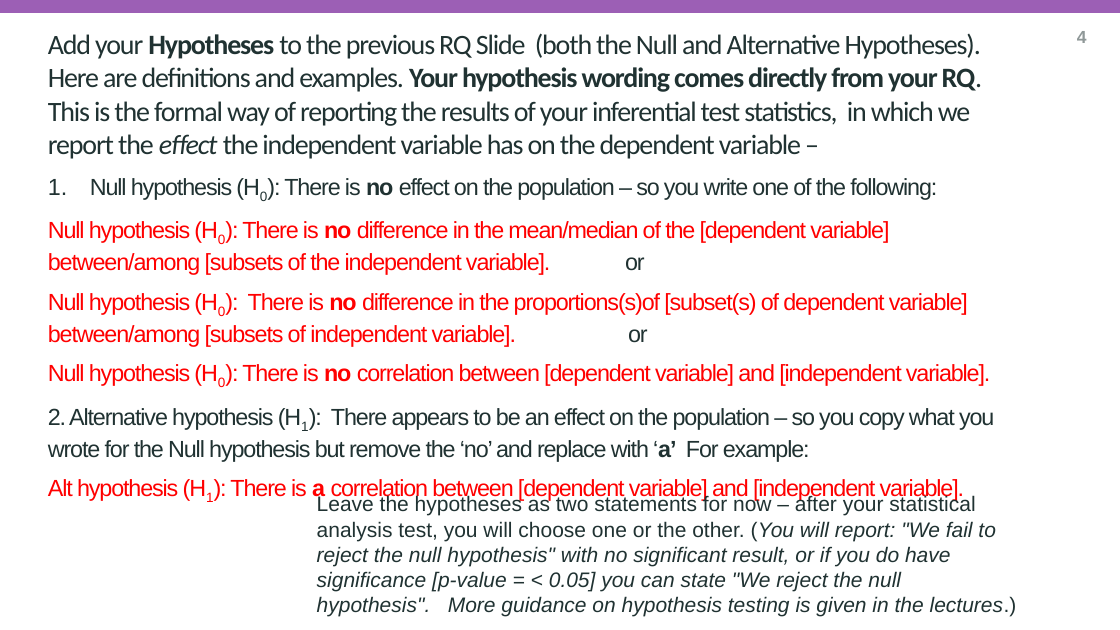
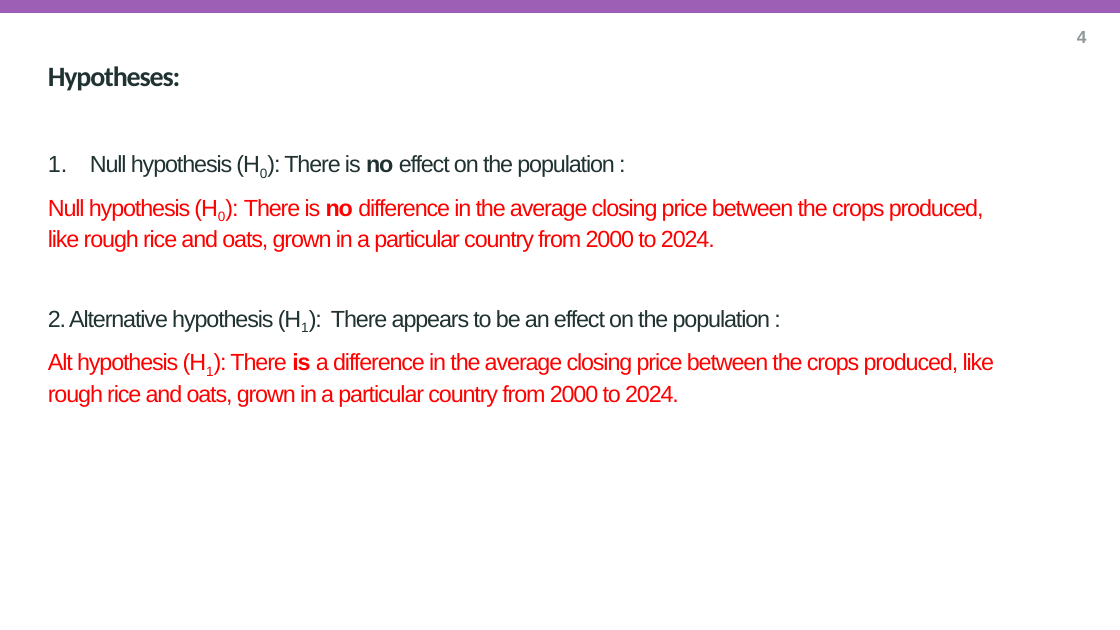
Before and after one commit to Dhanashreem9/group_a_103, a slide deck: slide 6 of reseach_question_presentation_template.pptx. Drawn at 1120x630 pixels with LibreOffice and Linux fonts; fonts in the diff are those of the drawing; background and template pictures are left out. Boxes give left, top, right and bottom in pixels: in the first picture for what was removed or moved away, otherwise in the second. Text is boxed around its words. In the diff, an @@ line names an element or a change of style, - is before the commit and + after.

```diff
--- a/reseach_question_presentation_template.pptx
+++ b/reseach_question_presentation_template.pptx
@@ subtitle at (48,66,995,407): text changed; text colour #203232 to #FF0000 @@
-Add your Hypotheses to the previous RQ Slide (both the Null and Alternative Hypotheses). Here are definitions and examples. Your hypothesis wording comes directly from your RQ. This is the formal way of reporting the results of your inferential test statistics, in which we report the effect the independent variable has on the dependent variable –
-1. Null hypothesis (H0): There is no effect on the population – so you write one of the following:
-Null hypothesis (H0): There is no difference in the mean/median of the [dependent variable] between/among [subsets of the independent variable]. or
-Null hypothesis (H0): There is no difference in the proportions(s)of [subset(s) of dependent variable] between/among [subsets of independent variable]. or
-Null hypothesis (H0): There is no correlation between [dependent variable] and [independent variable].
-2. Alternative hypothesis (H1): There appears to be an effect on the population – so you copy what you wrote for the Null hypothesis but remove the ‘no’ and replace with ‘a’ For example:
-Alt hypothesis (H1): There is a correlation between [dependent variable] and [independent variable].
+Hypotheses:
+1. Null hypothesis (H0): There is no effect on the population :
+Null hypothesis (H0): There is no difference in the average closing price between the crops produced, like rough rice and oats, grown in a particular country from 2000 to 2024.
+2. Alternative hypothesis (H1): There appears to be an effect on the population :
+Alt hypothesis (H1): There is a difference in the average closing price between the crops produced, like rough rice and oats, grown in a particular country from 2000 to 2024.
@@ text removed at (317,495,1017,617) @@
-Leave the hypotheses as two statements for now – after your statistical analysis test, you will choose one or the other. (You will report: "We fail to reject the null hypothesis" with no significant result, or if you do have significance [p-value = < 0.05] you can state "We reject the null hypothesis". More guidance on hypothesis testing is given in the lectures.)
```
Also in this commit, not shown: 4 other slides changed, 2 other files.
